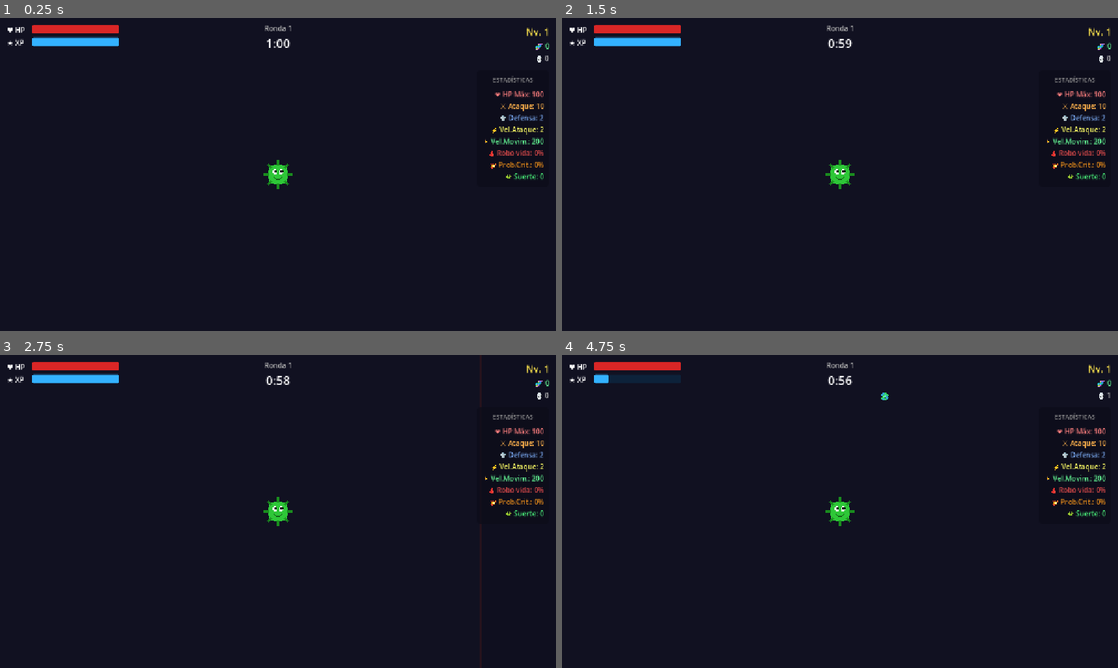
Above: before the commit, frames 1-4 (two rows, left to right).
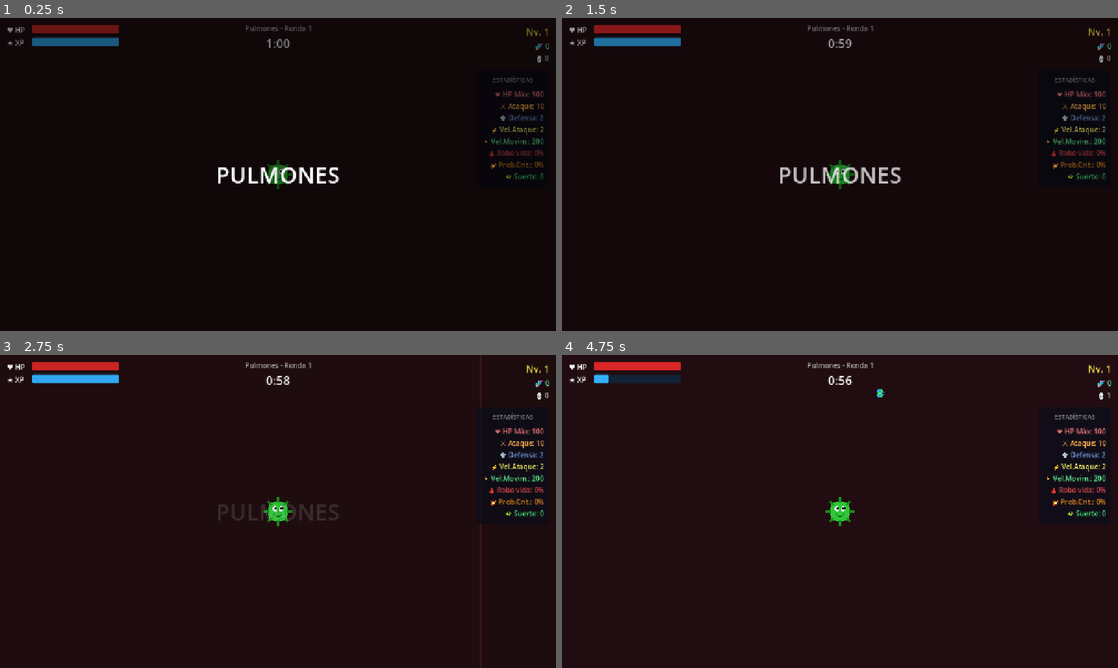
Above: after the commit, the same moments.

Repository: elB1MBO/FrinkesFries_JaenJam
Game: Godot game, scene res://scenes/game/game.tscn
Same seed, same stepped clock (60 frames per second), same inputs: the game is played once before the commit and once after it.
Inputs (mouse positions are in pixels of both pictures, inside the frame that each line leads up to):
- Up to frame 1 (0.25 s): no input
- Up to frame 2 (1.5 s): tap Enter at 0.5 s; move the mouse to (962, 158) at 0.52 s; hold D (move_right) 0.53-1.28 s; click (962, 158) at 0.67 s; move the mouse to (728, 190) at 1.27 s; hold S (move_down) from 1.28 s (still down); click (728, 190) at 1.42 s
- Up to frame 3 (2.75 s): move the mouse to (333, 442) at 2.02 s; release S (move_down) at 2.03 s; hold D (move_right) from 2.03 s (still down); click (333, 442) at 2.17 s
- Up to frame 4 (4.75 s): move the mouse to (812, 574) at 2.77 s; release D (move_right) at 2.78 s; hold W (move_up) 2.78-3.53 s; click (812, 574) at 2.92 s; tap Space at 3.5 s; move the mouse to (1006, 558) at 3.52 s; hold A (move_left) from 3.53 s (still down); click (1006, 558) at 3.67 s; move the mouse to (673, 464) at 4.27 s; click (673, 464) at 4.42 s

The runs differ from the first frame. In frame 1, 96% of the frame differs, in the area x 0-100%, y 0-100%; in frame 2, 2.7%; in frame 3, 0.5%; in frame 4, 0.2%.

Commit message:
Add levels, rounds, boss rounds, and victory screen

Diff:
--- a/scenes/enemies/base_enemy.gd
+++ b/scenes/enemies/base_enemy.gd
@@ -5,10 +5,11 @@
 @export var damage: float = 8.0
 @export var xp_reward: int = 5    # XP directa al morir
 @export var dna_drop_min: int = 1
-@export var dna_drop_max: int = 3
+@export var dna_drop_max: int = 1
 
 var current_hp: float
 var player: Node2D = null
+var _stun_timer: float = 0.0
 
 var dna_scene: PackedScene = preload("res://scenes/pickups/dna_fragment.tscn")
 
@@ -19,7 +20,11 @@
 	player = get_tree().get_first_node_in_group("player")
 
 
-func _physics_process(_delta: float) -> void:
+func _physics_process(delta: float) -> void:
+	if _stun_timer > 0.0:
+		_stun_timer -= delta
+		return
+
 	if not player or not is_instance_valid(player):
 		return
 	var dir := (player.global_position - global_position).normalized()
@@ -29,7 +34,8 @@
 	for i in get_slide_collision_count():
 		var collider = get_slide_collision(i).get_collider()
 		if collider.is_in_group("player") and collider.has_method("take_damage"):
-			collider.take_damage(damage)
+			collider.take_damage(damage, global_position)
+			_stun_timer = 0.4
 
 
 func take_damage(amount: float) -> void:
--- a/scenes/enemies/lymphocyte_b.gd
+++ b/scenes/enemies/lymphocyte_b.gd
@@ -4,8 +4,8 @@
 @export var max_hp: float = 20.0
 @export var speed: float = 70.0
 @export var xp_reward: int = 8
-@export var dna_drop_min: int = 2
-@export var dna_drop_max: int = 4
+@export var dna_drop_min: int = 3
+@export var dna_drop_max: int = 5
 @export var attack_range: float = 300.0
 @export var shoot_interval: float = 2.0
 @export var projectile_damage: float = 12.0
--- a/scenes/enemies/macrophage.gd
+++ b/scenes/enemies/macrophage.gd
@@ -5,11 +5,12 @@
 @export var speed: float = 40.0
 @export var damage: float = 25.0
 @export var xp_reward: int = 15
-@export var dna_drop_min: int = 3
-@export var dna_drop_max: int = 5
+@export var dna_drop_min: int = 10
+@export var dna_drop_max: int = 10
 
 var current_hp: float
 var player: Node2D = null
+var _stun_timer: float = 0.0
 
 var dna_scene: PackedScene = preload("res://scenes/pickups/dna_fragment.tscn")
 
@@ -20,7 +21,11 @@
 	player = get_tree().get_first_node_in_group("player")
 
 
-func _physics_process(_delta: float) -> void:
+func _physics_process(delta: float) -> void:
+	if _stun_timer > 0.0:
+		_stun_timer -= delta
+		return
+
 	if not player or not is_instance_valid(player):
 		return
 	var dir := (player.global_position - global_position).normalized()
@@ -30,7 +35,8 @@
 	for i in get_slide_collision_count():
 		var collider = get_slide_collision(i).get_collider()
 		if collider.is_in_group("player") and collider.has_method("take_damage"):
-			collider.take_damage(damage)
+			collider.take_damage(damage, global_position)
+			_stun_timer = 0.4
 
 
 func take_damage(amount: float) -> void:
@@ -43,6 +49,13 @@
 
 
 func _die() -> void:
+	if GameManager.current_level_index == 2 and GameManager.current_round_in_level == 5:
+		GameManager.current_state = GameManager.GameState.VICTORY
+		get_tree().paused = true
+		EventBus.game_won.emit()
+		queue_free()
+		return
+
 	EventBus.xp_gained.emit(xp_reward)
 	EventBus.enemy_killed.emit(global_position, xp_reward)
 	_spawn_dna()
--- a/scenes/game/game.gd
+++ b/scenes/game/game.gd
@@ -28,9 +28,27 @@
 	spawn_timer.wait_time = 1.8
 	spawn_timer.timeout.connect(_on_spawn_timer)
 	spawn_timer.start()
-	RenderingServer.set_default_clear_color(Color(0.06, 0.06, 0.12))
+	_update_level_aesthetics()
 	EventBus.shop_closed.connect(_on_shop_closed)
 	_round_timer = round_duration
+	# Emitir señal de nivel inicial para HUD
+	call_deferred("_emit_initial_level")
+
+
+func _emit_initial_level() -> void:
+	EventBus.level_changed.emit(GameManager.current_level_index, GameManager.LEVELS[GameManager.current_level_index])
+
+
+func _update_level_aesthetics() -> void:
+	match GameManager.current_level_index:
+		0: # Pulmones
+			RenderingServer.set_default_clear_color(Color(0.12, 0.05, 0.06))
+		1: # Cerebro
+			RenderingServer.set_default_clear_color(Color(0.06, 0.04, 0.15))
+		2: # Corazón
+			RenderingServer.set_default_clear_color(Color(0.15, 0.02, 0.02))
+		_:
+			RenderingServer.set_default_clear_color(Color(0.06, 0.06, 0.12))
 
 
 func _process(delta: float) -> void:
@@ -38,17 +56,26 @@
 		return
 
 	# Timer de ronda
-	_round_timer -= delta
-	var secs_left := int(ceil(maxf(0.0, _round_timer)))
-	if secs_left != _last_tick:
-		_last_tick = secs_left
-		EventBus.round_timer_tick.emit(secs_left)
-
-	if _round_timer <= 0.0:
-		_end_round()
-		return
+	if GameManager.current_round_in_level != 5:
+		_round_timer -= delta
+		var secs_left := int(ceil(maxf(0.0, _round_timer)))
+		if secs_left != _last_tick:
+			_last_tick = secs_left
+			EventBus.round_timer_tick.emit(secs_left)
+
+		if _round_timer <= 0.0:
+			_end_round()
+			return
 
 	queue_redraw()
+
+
+# ── Cheats de Desarrollo ───────────────────────────────────────
+func _unhandled_input(event: InputEvent) -> void:
+	if event is InputEventKey and event.pressed and not event.echo:
+		if event.keycode == KEY_F1:
+			if GameManager.current_state == GameManager.GameState.PLAYING:
+				_end_round()
 
 
 # ── Spawn de enemigos ──────────────────────────────────────────
@@ -59,11 +86,34 @@
 		_spawn_enemy()
 
 
+func _spawn_boss() -> void:
+	var boss = macrophage_scene.instantiate()
+	boss.global_position = _random_spawn_pos()
+
+	# Escalar y mejorar al Macrófago para que sea un Boss
+	boss.scale = Vector2(2.5, 2.5)
+	boss.max_hp += 1500.0 + (_difficulty_step * 200.0)
+	if boss.has_method("_physics_process"):
+		if "speed" in boss:
+			boss.speed *= 0.8 # Un poco más lento al ser gigante
+	if "xp_reward" in boss:
+		boss.xp_reward += 500
+	if "dna_drop_max" in boss:
+		boss.dna_drop_max += 200
+
+	boss.tree_exited.connect(func():
+		if GameManager.current_state == GameManager.GameState.PLAYING:
+			call_deferred("_end_round")
+	)
+
+	enemies_node.add_child(boss)
+
+
 func _pick_enemy_scene() -> PackedScene:
 	var roll := randf()
 	var wave := GameManager.current_wave
-	# Piñata: 8% (siempre presente, es neutral)
-	if roll < 0.08:
+	# Piñata: 2% (siempre presente, es neutral)
+	if roll < 0.02:
 		return red_blood_cell_scene
 	# Macrófago: empieza en ola 2, crece hasta 18%
 	var macro_chance := 0.0 if wave < 2 else minf(0.18, 0.08 + wave * 0.02)
@@ -82,14 +132,14 @@
 	var enemy = scene.instantiate()
 	enemy.global_position = _random_spawn_pos()
 	# Escalado de dificultad
-	enemy.max_hp += _difficulty_step * 5.0
+	enemy.max_hp += _difficulty_step * 2.0
 	if enemy.has_method("_physics_process"):
 		if "speed" in enemy:
-			enemy.speed += _difficulty_step * 3.0
+			enemy.speed += _difficulty_step * 1.5
 	if "xp_reward" in enemy:
-		enemy.xp_reward += _difficulty_step
+		enemy.xp_reward += int(_difficulty_step * 0.5)
 	if "dna_drop_max" in enemy:
-		enemy.dna_drop_max += _difficulty_step
+		enemy.dna_drop_max += int(_difficulty_step * 0.5)
 	enemies_node.add_child(enemy)
 
 
@@ -118,17 +168,42 @@
 
 func _on_shop_closed() -> void:
 	GameManager.current_wave += 1
+	GameManager.current_round_in_level += 1
+
+	if GameManager.current_round_in_level > 5:
+		if GameManager.current_level_index == GameManager.LEVELS.size() - 1:
+			# Victoria
+			GameManager.current_state = GameManager.GameState.VICTORY
+			get_tree().paused = true
+			EventBus.game_won.emit()
+			return
+		else:
+			# Avanzar de nivel
+			GameManager.current_round_in_level = 1
+			GameManager.current_level_index += 1
+			_update_level_aesthetics()
+			EventBus.level_changed.emit(GameManager.current_level_index, GameManager.LEVELS[GameManager.current_level_index])
+
 	GameManager.current_state = GameManager.GameState.PLAYING
 	_difficulty_step += 1
 	_increase_difficulty()
 	_round_timer = round_duration
 	_last_tick = -1
-	spawn_timer.start()
+
+	if GameManager.current_round_in_level == 5:
+		# Ronda de Boss: Detener el timer y generar el jefe
+		spawn_timer.stop()
+		EventBus.boss_round_started.emit(GameManager.BOSS_NAMES[GameManager.current_level_index])
+		EventBus.round_timer_tick.emit(0) # Forzar actualización del HUD
+		_spawn_boss()
+	else:
+		spawn_timer.start()
 
 
 func _increase_difficulty() -> void:
-	enemies_per_spawn = mini(enemies_per_spawn + 1, 20)
-	spawn_timer.wait_time = maxf(spawn_timer.wait_time - 0.15, 0.4)
+	if _difficulty_step % 2 == 0:
+		enemies_per_spawn = mini(enemies_per_spawn + 1, 15)
+	spawn_timer.wait_time = maxf(spawn_timer.wait_time - 0.1, 0.6)
 
 
 # ── Dibujar borde del mapa ─────────────────────────────────────
@@ -137,5 +212,19 @@
 		Vector2(-arena_half_size, -arena_half_size),
 		Vector2(arena_half_size * 2, arena_half_size * 2)
 	)
-	draw_rect(rect, Color(0.3, 0.1, 0.1, 0.4), false, 3.0)
-	draw_rect(rect, Color(0.08, 0.08, 0.15, 0.3), true)
+	var border_color := Color(0.3, 0.1, 0.1, 0.4)
+	var inner_color := Color(0.08, 0.08, 0.15, 0.3)
+
+	match GameManager.current_level_index:
+		0: # Pulmones
+			border_color = Color(0.4, 0.15, 0.2, 0.4)
+			inner_color = Color(0.15, 0.06, 0.08, 0.3)
+		1: # Cerebro
+			border_color = Color(0.2, 0.1, 0.5, 0.4)
+			inner_color = Color(0.08, 0.05, 0.2, 0.3)
+		2: # Corazón
+			border_color = Color(0.6, 0.05, 0.05, 0.4)
+			inner_color = Color(0.2, 0.02, 0.02, 0.3)
+
+	draw_rect(rect, border_color, false, 3.0)
+	draw_rect(rect, inner_color, true)
--- a/scenes/player/player.gd
+++ b/scenes/player/player.gd
@@ -16,6 +16,8 @@
 var _toxic_range: float = 80.0
 var _toxic_damage: float = 5.0
 
+var _knockback_velocity: Vector2 = Vector2.ZERO
+
 
 func _ready() -> void:
 	add_to_group("player")
@@ -26,9 +28,13 @@
 	EventBus.mutation_activated.connect(_on_mutation_activated)
 
 
-func _physics_process(_delta: float) -> void:
+func _physics_process(delta: float) -> void:
 	var input_dir := Input.get_vector("move_left", "move_right", "move_up", "move_down")
-	velocity = input_dir * GameManager.get_stat("move_speed")
+	var target_velocity := input_dir * GameManager.get_stat("move_speed")
+
+	_knockback_velocity = _knockback_velocity.lerp(Vector2.ZERO, 15.0 * delta)
+	velocity = target_velocity + _knockback_velocity
+
 	move_and_slide()
 	# Limitar al borde de la arena
 	var limit := GameManager.ARENA_HALF_SIZE
@@ -74,10 +80,20 @@
 
 
 # ── Recibir daño ───────────────────────────────────────────────
-func take_damage(amount: float) -> void:
+func take_damage(amount: float, source_pos: Vector2 = Vector2.ZERO) -> void:
 	if not damage_cooldown.is_stopped():
 		return
+
+	# I-frames (breve ventana de invulnerabilidad)
+	damage_cooldown.wait_time = 0.15
 	damage_cooldown.start()
+
+	# Knockback
+	if source_pos != Vector2.ZERO:
+		var dir := (global_position - source_pos).normalized()
+		if dir.length() == 0:
+			dir = Vector2.RIGHT
+		_knockback_velocity = dir * 600.0
 
 	var defense := GameManager.get_stat("defense")
 	var actual := maxf(1.0, amount - defense)
@@ -91,7 +107,7 @@
 
 	# Mutación: Pinchos Reactivos
 	if GameManager.has_mutation("reactive_spikes"):
-		_trigger_reactive_spikes()
+		call_deferred("_trigger_reactive_spikes")
 
 	if current_hp <= 0.0:
 		EventBus.player_died.emit()
--- a/scenes/projectiles/enemy_projectile.gd
+++ b/scenes/projectiles/enemy_projectile.gd
@@ -22,7 +22,7 @@
 
 func _on_body_entered(body: Node2D) -> void:
 	if body.is_in_group("player") and body.has_method("take_damage"):
-		body.take_damage(damage)
+		body.take_damage(damage, global_position)
 	queue_free()
 
 
--- a/scenes/ui/hud.gd
+++ b/scenes/ui/hud.gd
@@ -8,11 +8,15 @@
 var round_label: Label
 var timer_label: Label
 var game_over_label: Label
+var victory_panel: Panel
+var level_intro_panel: Panel
+var level_intro_label: Label
 var stat_labels: Dictionary = {}
 
 
 func _ready() -> void:
 	layer = 10
+	process_mode = Node.PROCESS_MODE_ALWAYS
 	_build_ui()
 	EventBus.player_health_changed.connect(_on_health_changed)
 	EventBus.xp_gained.connect(_on_xp_changed)
@@ -20,7 +24,10 @@
 	EventBus.currency_collected.connect(_on_currency_changed)
 	EventBus.enemy_killed.connect(_on_enemy_killed)
 	EventBus.player_died.connect(_on_player_died)
+	EventBus.game_won.connect(_on_game_won)
+	EventBus.boss_round_started.connect(_on_boss_round_started)
 	EventBus.round_timer_tick.connect(_on_timer_tick)
+	EventBus.level_changed.connect(_on_level_changed)
 	EventBus.mutation_activated.connect(func(_id: String) -> void: _update_stats())
 	EventBus.stats_changed.connect(_update_stats)
 
@@ -118,8 +125,72 @@
 	game_over_label.horizontal_alignment = HORIZONTAL_ALIGNMENT_CENTER
 	game_over_label.vertical_alignment = VERTICAL_ALIGNMENT_CENTER
 	game_over_label.set_anchors_preset(Control.PRESET_CENTER)
+	game_over_label.grow_horizontal = Control.GROW_DIRECTION_BOTH
+	game_over_label.grow_vertical = Control.GROW_DIRECTION_BOTH
 	game_over_label.visible = false
 	root.add_child(game_over_label)
+
+	# ── Victoria (oculto) ──
+	victory_panel = Panel.new()
+	victory_panel.set_anchors_preset(Control.PRESET_FULL_RECT)
+	var vic_style = StyleBoxFlat.new()
+	vic_style.bg_color = Color(0, 0, 0, 0.9)
+	victory_panel.add_theme_stylebox_override("panel", vic_style)
+	victory_panel.visible = false
+	victory_panel.mouse_filter = Control.MOUSE_FILTER_STOP
+	root.add_child(victory_panel)
+
+	var vic_vbox = VBoxContainer.new()
+	vic_vbox.set_anchors_preset(Control.PRESET_CENTER)
+	vic_vbox.grow_horizontal = Control.GROW_DIRECTION_BOTH
+	vic_vbox.grow_vertical = Control.GROW_DIRECTION_BOTH
+	vic_vbox.alignment = BoxContainer.ALIGNMENT_CENTER
+	vic_vbox.add_theme_constant_override("separation", 30)
+	victory_panel.add_child(vic_vbox)
+
+	var vic_title = Label.new()
+	vic_title.text = "¡VICTORIA!"
+	vic_title.add_theme_font_size_override("font_size", 72)
+	vic_title.add_theme_color_override("font_color", Color(1, 0.84, 0.0))
+	vic_title.horizontal_alignment = HORIZONTAL_ALIGNMENT_CENTER
+	vic_vbox.add_child(vic_title)
+
+	var btn_hbox = HBoxContainer.new()
+	btn_hbox.alignment = BoxContainer.ALIGNMENT_CENTER
+	btn_hbox.add_theme_constant_override("separation", 20)
+	vic_vbox.add_child(btn_hbox)
+
+	var restart_btn = Button.new()
+	restart_btn.text = "Reiniciar"
+	restart_btn.custom_minimum_size = Vector2(150, 50)
+	restart_btn.pressed.connect(func(): get_tree().paused = false; GameManager.reset(); get_tree().reload_current_scene())
+	btn_hbox.add_child(restart_btn)
+
+	var exit_btn = Button.new()
+	exit_btn.text = "Salir"
+	exit_btn.custom_minimum_size = Vector2(150, 50)
+	exit_btn.pressed.connect(func(): get_tree().quit())
+	btn_hbox.add_child(exit_btn)
+
+	# ── Nivel Intro (Fade-out) ──
+	level_intro_panel = Panel.new()
+	level_intro_panel.set_anchors_preset(Control.PRESET_FULL_RECT)
+	var intro_style := StyleBoxFlat.new()
+	intro_style.bg_color = Color(0, 0, 0, 0.5)
+	level_intro_panel.add_theme_stylebox_override("panel", intro_style)
+	level_intro_panel.mouse_filter = Control.MOUSE_FILTER_IGNORE
+	level_intro_panel.modulate.a = 0.0 # Oculto por defecto
+	root.add_child(level_intro_panel)
+
+	level_intro_label = Label.new()
+	level_intro_label.set_anchors_preset(Control.PRESET_CENTER)
+	level_intro_label.grow_horizontal = Control.GROW_DIRECTION_BOTH
+	level_intro_label.grow_vertical = Control.GROW_DIRECTION_BOTH
+	level_intro_label.add_theme_font_size_override("font_size", 52)
+	level_intro_label.add_theme_color_override("font_color", Color.WHITE)
+	level_intro_label.horizontal_alignment = HORIZONTAL_ALIGNMENT_CENTER
+	level_intro_label.vertical_alignment = VERTICAL_ALIGNMENT_CENTER
+	level_intro_panel.add_child(level_intro_label)
 
 
 # ── Helpers ────────────────────────────────────────────────────
@@ -203,11 +274,42 @@
 		timer_label.add_theme_color_override("font_color", Color(1.0, 0.3, 0.3))
 	else:
 		timer_label.add_theme_color_override("font_color", Color.WHITE)
-	round_label.text = "Ronda %d" % GameManager.current_wave
+
+	var level_name: String = GameManager.LEVELS[GameManager.current_level_index]
+	var round_num: int = GameManager.current_round_in_level
+	if round_num == 5:
+		timer_label.text = ""
+		round_label.text = "%s - %s" % [level_name, GameManager.BOSS_NAMES[GameManager.current_level_index]]
+	else:
+		round_label.text = "%s - Ronda %d" % [level_name, round_num]
 
 
 func _on_player_died() -> void:
 	game_over_label.visible = true
+
+
+func _on_game_won() -> void:
+	victory_panel.visible = true
+	var tw = create_tween()
+	victory_panel.modulate.a = 0.0
+	tw.tween_property(victory_panel, "modulate:a", 1.0, 1.0)
+
+
+func _on_boss_round_started(boss_name: String) -> void:
+	level_intro_label.text = boss_name
+	level_intro_panel.modulate.a = 1.0
+	var tw := create_tween()
+	tw.tween_interval(1.5)
+	tw.tween_property(level_intro_panel, "modulate:a", 0.0, 2.0)
+
+
+func _on_level_changed(level_index: int, level_name: String) -> void:
+	level_intro_label.text = level_name.to_upper()
+	level_intro_panel.modulate.a = 1.0
+
+	var tw := create_tween()
+	tw.tween_interval(1.0)
+	tw.tween_property(level_intro_panel, "modulate:a", 0.0, 2.0)
 
 
 # ── Panel de estadísticas ──────────────────────────────────────
--- a/scripts/autoloads/event_bus.gd
+++ b/scripts/autoloads/event_bus.gd
@@ -25,10 +25,16 @@
 @warning_ignore("unused_signal")
 signal stats_changed()
 
-# Rondas
+# Rondas y Niveles
 @warning_ignore("unused_signal")
 signal round_timer_tick(seconds_left: int)
 @warning_ignore("unused_signal")
 signal round_ended(round_number: int)
 @warning_ignore("unused_signal")
 signal shop_closed()
+@warning_ignore("unused_signal")
+signal level_changed(level_index: int, level_name: String)
+@warning_ignore("unused_signal")
+signal game_won()
+@warning_ignore("unused_signal")
+signal boss_round_started(boss_name: String)
--- a/scripts/autoloads/game_manager.gd
+++ b/scripts/autoloads/game_manager.gd
@@ -1,11 +1,17 @@
 extends Node
 ## Estado global del juego: stats, XP, niveles, moneda, mutaciones, rondas.
 
-enum GameState { PLAYING, PAUSED, GAME_OVER, SHOPPING }
+enum GameState { PLAYING, PAUSED, GAME_OVER, SHOPPING, VICTORY }
 
 # ── Estado de partida ──────────────────────────────────────────
 var current_state: GameState = GameState.PLAYING
 var current_wave: int = 1
+
+const LEVELS: Array = ["Pulmones", "Cerebro", "Corazón"]
+const BOSS_NAMES: Array = ["John Rapamune", "Levetiracetam", "Corazón, Señor del Poder y de la Amistad"]
+var current_level_index: int = 0
+var current_round_in_level: int = 1
+
 var total_kills: int = 0
 var total_currency: int = 0
 var player_level: int = 1
@@ -16,9 +22,9 @@
 const ARENA_HALF_SIZE: float = 600.0
 
 # Tienda
-var reroll_cost: int = 10
-var _reroll_base: int = 10
-var _reroll_increment: int = 5
+var reroll_cost: int = 50
+var _reroll_base: int = 50
+var _reroll_increment: int = 25
 
 # ── Stats base del jugador ─────────────────────────────────────
 var base_stats: Dictionary = {
@@ -50,6 +56,8 @@
 func reset() -> void:
 	current_state = GameState.PLAYING
 	current_wave = 1
+	current_level_index = 0
+	current_round_in_level = 1
 	total_kills = 0
 	total_currency = 0
 	player_level = 1
@@ -94,6 +102,16 @@
 	match mutation_id:
 		"reinforced_membrane":
 			add_modifier("max_hp", "reinforced_membrane", 0.0, 0.25)
+		"minor_health":
+			add_modifier("max_hp", mutation_id, 0.0, 0.10)
+		"minor_attack":
+			add_modifier("attack", mutation_id, 0.0, 0.10)
+		"minor_speed":
+			add_modifier("move_speed", mutation_id, 0.0, 0.10)
+		"minor_atk_speed":
+			add_modifier("attack_speed", mutation_id, 0.0, 0.10)
+		"minor_defense":
+			add_modifier("defense", mutation_id, 1.0, 0.0)
 
 	EventBus.mutation_activated.emit(mutation_id)
 
--- a/scripts/mutations/mutation_defs.gd
+++ b/scripts/mutations/mutation_defs.gd
@@ -10,35 +10,70 @@
 		"description": "Al recibir daño, dispara 8 proyectiles en todas direcciones.",
 		"rarity": Rarity.COMMON,
 		"color": Color(1.0, 0.4, 0.2),
-		"price": 30,
+		"price": 150,
 	},
 	"orbital_cell": {
 		"name": "Célula Orbital",
 		"description": "Una célula orbita alrededor y daña a los enemigos que toca.",
 		"rarity": Rarity.UNCOMMON,
 		"color": Color(0.3, 0.85, 1.0),
-		"price": 60,
+		"price": 300,
 	},
 	"split_shot": {
 		"name": "División Celular",
 		"description": "Los proyectiles se dividen en 2 al impactar.",
 		"rarity": Rarity.UNCOMMON,
 		"color": Color(0.6, 1.0, 0.3),
-		"price": 60,
+		"price": 300,
 	},
 	"reinforced_membrane": {
 		"name": "Membrana Reforzada",
 		"description": "+25% HP máximo. Regenera 1 HP por segundo.",
 		"rarity": Rarity.COMMON,
 		"color": Color(0.2, 0.9, 0.5),
-		"price": 30,
+		"price": 150,
 	},
 	"toxic_capside": {
 		"name": "Cápside Tóxica",
 		"description": "Los enemigos cercanos reciben daño pasivo cada segundo.",
 		"rarity": Rarity.RARE,
 		"color": Color(0.7, 0.2, 1.0),
-		"price": 120,
+		"price": 600,
+	},
+	"minor_health": {
+		"name": "HP Menor",
+		"description": "+10% Vida Máxima.",
+		"rarity": Rarity.COMMON,
+		"color": Color(0.9, 0.7, 0.7),
+		"price": 50,
+	},
+	"minor_attack": {
+		"name": "Ataque Menor",
+		"description": "+10% Daño de Ataque.",
+		"rarity": Rarity.COMMON,
+		"color": Color(0.9, 0.8, 0.6),
+		"price": 50,
+	},
+	"minor_speed": {
+		"name": "Agilidad Menor",
+		"description": "+10% Velocidad Movimiento.",
+		"rarity": Rarity.COMMON,
+		"color": Color(0.6, 0.9, 0.7),
+		"price": 50,
+	},
+	"minor_atk_speed": {
+		"name": "Velocidad Menor",
+		"description": "+10% Velocidad de Ataque.",
+		"rarity": Rarity.COMMON,
+		"color": Color(0.9, 0.9, 0.5),
+		"price": 50,
+	},
+	"minor_defense": {
+		"name": "Defensa Menor",
+		"description": "+1 Defensa base.",
+		"rarity": Rarity.COMMON,
+		"color": Color(0.6, 0.8, 0.9),
+		"price": 50,
 	},
 }
 
